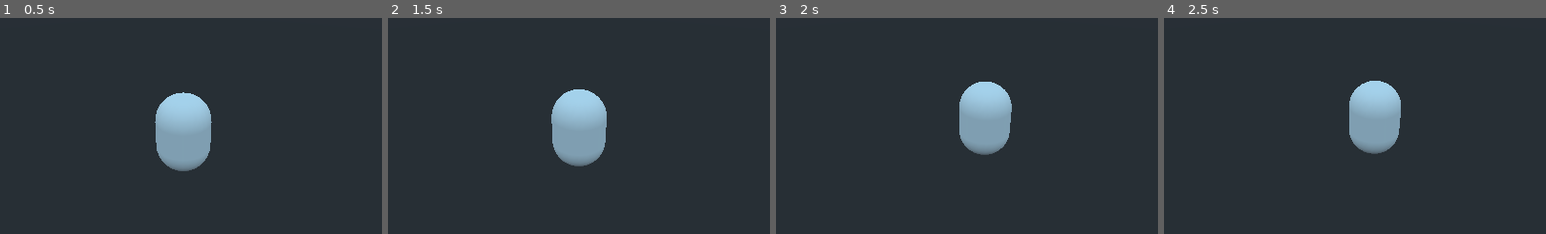
Above: before the commit, frames 1-4 (left to right).
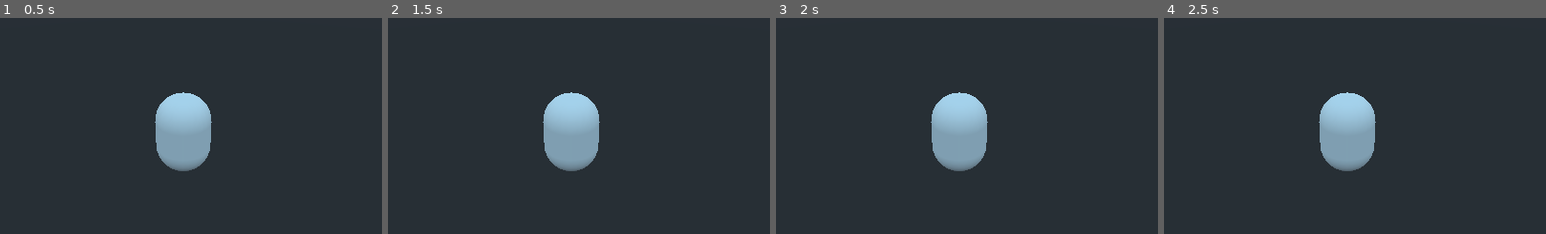
Above: after the commit, the same moments.

Repository: ItsSeaJay/godot-mikami
Game: Godot game, scene res://environments/SingleShotTest.tscn
Two runs of this game, one before a commit and one after it. Both use one fixed random seed, a clock stepped at 60 frames per second and the inputs below.
Inputs:
- Up to frame 1 (0.5 s): no input
- Up to frame 2 (1.5 s): tap Enter at 0.5 s; hold Right (turn_right) 0.53-1.28 s; hold Down (move_back) from 1.28 s (still down)
- Up to frame 3 (2 s): keep holding Down (move_back)
- Up to frame 4 (2.5 s): release Down (move_back) at 2.03 s; hold Right (turn_right) from 2.03 s (still down)
The pictures show only the part of the screen within x 26-76%, y 28-78%; the shares and areas given below are measured in that part.

Frame 1 is identical in both runs. In frame 2, 1.7% of the frame differs, in the area x 40-58%, y 33-71%; in frame 3, 5.6%; in frame 4, 5.9%, in the area x 40-62%, y 29-71%.

Commit message:
Add support for multiple cameras with cuts between them

Diff:
--- /dev/null
+++ b/Mikami/camera/Director.gd
@@ -0,0 +1,33 @@
+extends Node
+
+var player
+var cameras = []
+
+func _ready():
+	# Get a reference to the player
+	player = get_parent().get_child(0)
+	print(player.get_name())
+
+	# Get a reference to all of the cameras owned by the director
+	for node in get_children():
+		if node is Camera:
+			cameras.append(node)
+
+	cameras.sort_custom(self, "player_distance_sort")
+
+	for camera in cameras:
+		print(camera.get_name())
+
+func _process(delta):
+	# Cut to the camera closest to the player
+	cameras.sort_custom(self, "player_distance_sort")
+	cameras[0].make_current()
+
+func player_distance_sort(first, second):
+	var first_position = first.get_camera_transform().origin
+	var second_position = second.get_camera_transform().origin
+
+	var first_distance = first_position.distance_to(player.get_global_transform().origin)
+	var second_distance = second_position.distance_to(player.get_global_transform().origin)
+
+	return first_distance < second_distance
--- a/Mikami/characters/TankControlledCharacter.tscn
+++ b/Mikami/characters/TankControlledCharacter.tscn
@@ -1,10 +1,13 @@
-[gd_scene load_steps=3 format=2]
+[gd_scene load_steps=4 format=2]
+
+[ext_resource path="res://characters/TankControlledCharacter.gd" type="Script" id=1]
 
 [sub_resource type="CapsuleShape" id=1]
 
 [sub_resource type="CapsuleMesh" id=2]
 
 [node name="TankControlledCharacter" type="KinematicBody"]
+script = ExtResource( 1 )
 
 [node name="CollisionShape" type="CollisionShape" parent="."]
 transform = Transform( 1, 0, 0, 0, -4.37114e-008, -1, 0, 1, -4.37114e-008, 0, 0, 0 )
--- /dev/null
+++ b/Mikami/environments/MultiShotTest.tscn
@@ -0,0 +1,21 @@
+[gd_scene load_steps=3 format=2]
+
+[ext_resource path="res://characters/TankControlledCharacter.tscn" type="PackedScene" id=1]
+[ext_resource path="res://camera/Director.gd" type="Script" id=2]
+
+[node name="MultiShotTest" type="Spatial"]
+
+[node name="TankControlledCharacter" parent="." instance=ExtResource( 1 )]
+
+[node name="Director" type="Node" parent="."]
+script = ExtResource( 2 )
+
+[node name="Camera" type="Camera" parent="Director"]
+transform = Transform( 1, 0, 0, 0, 0.707107, 0.707107, 0, -0.707107, 0.707107, -5, 5, 5 )
+
+[node name="Camera2" type="Camera" parent="Director"]
+transform = Transform( 1, 0, 0, 0, 0.707107, 0.707107, 0, -0.707107, 0.707107, 0, 5, 5 )
+current = true
+
+[node name="Camera3" type="Camera" parent="Director"]
+transform = Transform( 1, 0, 0, 0, 0.707107, 0.707107, 0, -0.707107, 0.707107, 5, 5, 5 )
--- a/Mikami/environments/SingleShotTest.tscn
+++ b/Mikami/environments/SingleShotTest.tscn
@@ -1,13 +1,11 @@
-[gd_scene load_steps=3 format=2]
+[gd_scene load_steps=2 format=2]
 
 [ext_resource path="res://characters/TankControlledCharacter.tscn" type="PackedScene" id=1]
-[ext_resource path="res://characters/TankControlledCharacter.gd" type="Script" id=2]
 
 [node name="SingleShotTest" type="Spatial"]
 
 [node name="TankControlledCharacter" parent="." instance=ExtResource( 1 )]
-script = ExtResource( 2 )
-torque = 1.0
+script = null
 
 [node name="Camera" type="Camera" parent="."]
 transform = Transform( 1, 0, 0, 0, 0.883357, 0.468701, 0, -0.468701, 0.883357, 0, 6.293, 9.768 )
